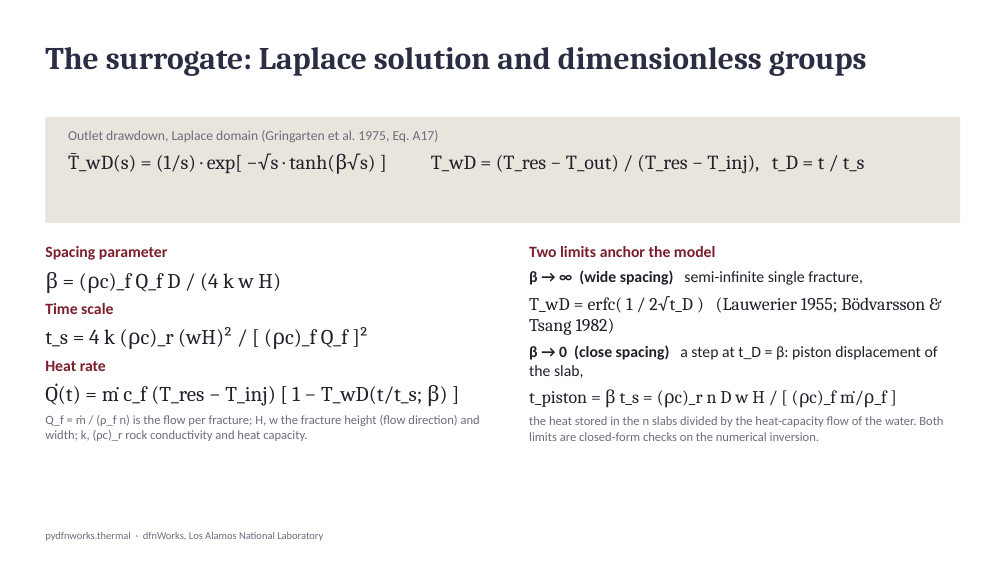
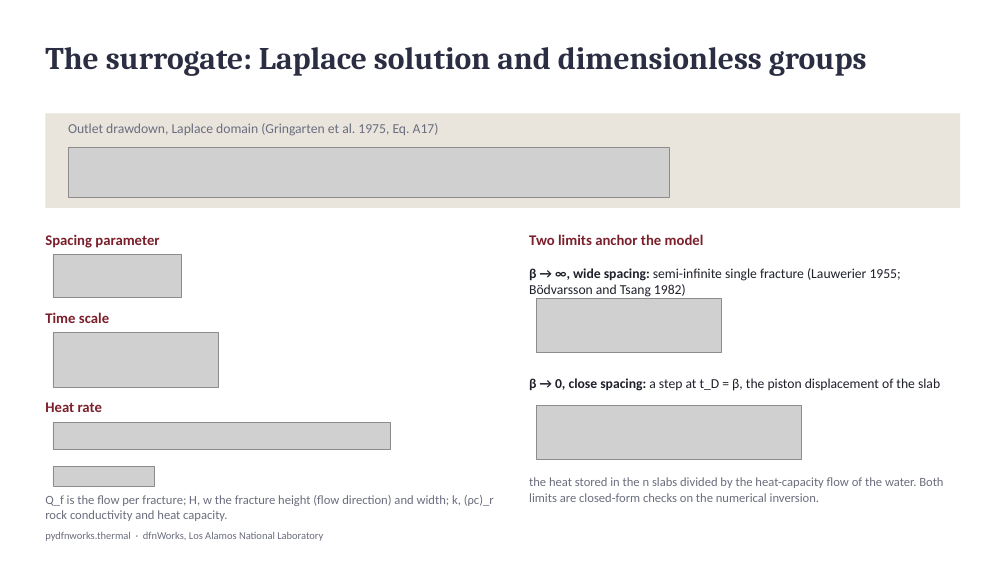
Before and after one commit to hymanjd/dfnWorks, a slide deck: slide 3 of Documentation/thermal_surrogate_method.pptx. Drawn at 1008x567 pixels with LibreOffice and Linux fonts; fonts in the diff are those of the drawing; grey boxes stand for pictures. Boxes give left, top, right and bottom in pixels: in the first picture for what was removed or moved away, otherwise in the second. Text is boxed around its words. In the diff, an @@ line names an element or a change of style, - is before the commit and + after.

```diff
--- a/Documentation/thermal_surrogate_method.pptx
+++ b/Documentation/thermal_surrogate_method.pptx
@@ rectangle: place and size @@
-rectangle at (45, 117, 960, 223)
+rectangle at (45, 113, 960, 208)
@@ text "Outlet drawdown, Laplace domain (Gringarten ...": place and size @@
-text "Outlet drawdown, Laplace domain (Gringarten ..." at (68, 130, 865, 174)
+text "Outlet drawdown, Laplace domain (Gringarten ..." at (68, 123, 439, 135)
@@ text "Outlet drawdown, Laplace domain (Gringarten ..." at (68, 123, 439, 135): less space between paragraphs @@
@@ picture added at (68, 147, 670, 197) @@
@@ text at (68, 153, 865, 174): paragraph removed @@
-T̄_wD(s) = (1/s) · exp[ −√s · tanh(β√s) ] T_wD = (T_res − T_out) / (T_res − T_inj), t_D = t / t_s
@@ text added at (45, 234, 159, 248), 14 pt, text #7A1F2B, bold @@
+Spacing parameter
@@ text added at (529, 234, 704, 245), 14 pt, text #7A1F2B, bold @@
+Two limits anchor the model
@@ text removed at (45, 246, 480, 441) @@
-Spacing parameter
-β = (ρc)_f Q_f D / (4 k w H)
-Time scale
-t_s = 4 k (ρc)_r (wH)² / [ (ρc)_f Q_f ]²
-Heat rate
-Q̇(t) = ṁ c_f (T_res − T_inj) [ 1 − T_wD(t/t_s; β) ]
-Q_f = ṁ / (ρ_f n) is the flow per fracture; H, w the fracture height (flow direction) and width; k, (ρc)_r rock conductivity and heat capacity.
@@ picture added at (53, 255, 182, 298) @@
@@ text removed at (529, 246, 943, 441) @@
-Two limits anchor the model
-β → ∞ (wide spacing) semi-infinite single fracture,
-T_wD = erfc( 1 / 2√t_D ) (Lauwerier 1955; Bödvarsson & Tsang 1982)
-β → 0 (close spacing) a step at t_D = β: piston displacement of the slab,
-t_piston = β t_s = (ρc)_r n D w H / [ (ρc)_f ṁ/ρ_f ]
-the heat stored in the n slabs divided by the heat-capacity flow of the water. Both limits are closed-form checks on the numerical inversion.
@@ text added at (529, 268, 901, 299), 13 pt, text #1F212B @@
+β → ∞, wide spacing: semi-infinite single fracture (Lauwerier 1955; Bödvarsson and Tsang 1982)
@@ picture added at (537, 299, 721, 352) @@
@@ text added at (45, 312, 109, 323), 14 pt, text #7A1F2B, bold @@
+Time scale
@@ picture added at (53, 333, 218, 388) @@
@@ text added at (529, 378, 940, 391), 13 pt, text #1F212B @@
+β → 0, close spacing: a step at t_D = β, the piston displacement of the slab
@@ text added at (45, 402, 102, 412), 14 pt, text #7A1F2B, bold @@
+Heat rate
@@ picture added at (537, 405, 802, 459) @@
@@ picture added at (53, 423, 391, 450) @@
@@ picture added at (53, 467, 154, 486) @@
@@ text added at (529, 477, 943, 502), 12 pt, text #6B6E7E @@
+the heat stored in the n slabs divided by the heat-capacity flow of the water. Both limits are closed-form checks on the numerical inversion.
@@ text added at (45, 495, 494, 521), 12 pt, text #6B6E7E @@
+Q_f is the flow per fracture; H, w the fracture height (flow direction) and width; k, (ρc)_r rock conductivity and heat capacity.
```
Also in this commit, not shown: 3 other slides changed, 2 other files.
